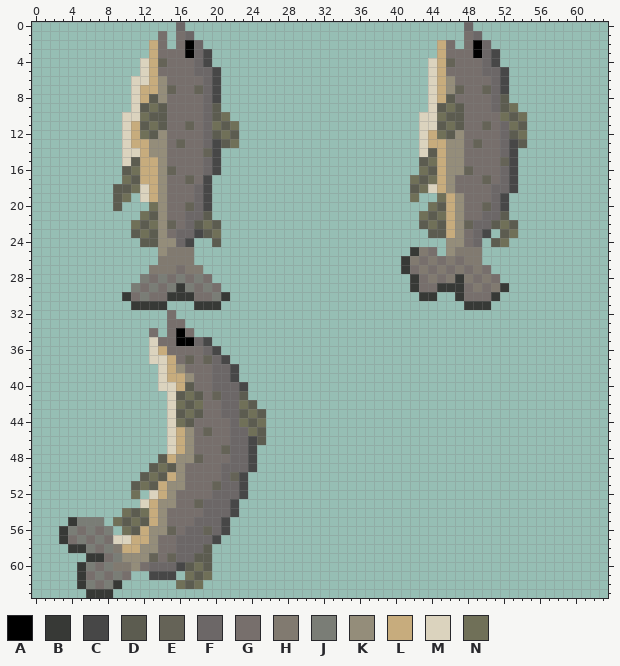
Pixel-art file, stored at Assets/Aseprite/fish_spritesheet.aseprite. That is the earlier state.
64x64 pixels, 1 frame.
Visible layers, top first: "Idle 2", "Crescent", "Idle".
Palette (. is transparent): A #000000  B #373936  C #474747  D #5c5c50  E #656357  F #6c6767  G #776f6c  H #817a70  J #7a7d76  K #948d7a  L #c7ac7d  M #dbd3be  N #707058
Pixels before (only the part around the change), first column x 0:
 0 ................F...............................F...............
 1 ..............G.GF..............................GF..............
 2 .............LG.GAF..........................LG.GAF.............
 3 .............LGGGAFC.........................LGGGAFC............
 4 ............MLEGGGFC........................MLEGGGFC............
 5 ............MLGGGGFFC.......................MLGGGGFFC...........
 6 ...........MMLKGGGGFC.......................MLKGGGGFC...........
 7 ...........MLLKEGGEFC.......................MLKEGGEFC...........
 8 ...........MLDKGGGGFC.......................MLDGGGGFD...........
 9 ...........MDNDGGGGFD.......................MDNDGGGFDN..........
10 ..........MMNDDGGGGFDN.....................MMNDDGGGGNDN.........
11 ..........MLDNDGGEGFNDN....................MMDNDGGEGFND.........
12 ..........MLNDKGGGGFDND....................MLNDKGGGGFDN.........
13 ..........MLLKKGEGGFCDN....................MLLKKGEGGFCD.........
14 ..........MMLKKGGGGEC......................MDLKKGGGGFC..........
15 ..........MDLLKGGGGFC......................DNLKKGGGGEC..........
16 ..........DNLLKEGGGFC......................NDLKKEGGGFC..........
17 ..........NDLLKGGEGC......................NDNLKGGGEGFC..........
18 .........DDNMLKGGGFC......................DNMLKGGGGFFC..........
19 .........DN.MLKGGGFC......................N..NLKGGGFC...........
20 .........D...NKGGEFC........................NDLKGGEFC...........
21 ............NDKGGFFD.......................NDNLKGGFFD...........
22 ...........NDNKEGFDND......................DNDLKEFFDND..........
23 ...........DNDKGFFCDN.......................DDLKGFC.DN..........
24 ............DDKKFC..D.........................KKGF.DN...........
25 ..............KHHH........................BHG.KHHH..............
26 ..............HHHH.......................BHGHGHGHH..............
27 .............HHHGHH......................BGHGHGHGHG.............
28 ............JGJGJGJG......................BGHGHBHGHG............
29 ...........JGJGJBJGJG.....................BGGBBBGHGHB...........
30 ..........BGJGGBBBGGJB.....................BB..BGGGB............
31 ...........BBBB...BBB...........................BBB.............
32 ...............G................................................
33 ...............GG...............................................
34 .............G.GAG..............................................
35 .............MGGAAFC............................................
36 .............MLGGGGFC...........................................
37 .............MMLGEGEFC..........................................
38 ..............MLKGGGFFC.........................................
39 ..............MLLKGGFFC.........................................
40 ..............MMLDGGFFFC........................................
41 ...............MDNDGEFFD........................................
42 ...............MNDNGGFFND.......................................
43 ...............MDNDGGFFDND......................................
44 ...............MNDGGGGFNDN......................................
45 ...............MLKGEGGFFND......................................
46 ...............MLKGGGGFFCD......................................
47 ...............MLKGGGEFFC.......................................
48 ..............DLKKEGGGFFC.......................................
49 .............DNDKGGGGFFFC.......................................
50 ............DNDLKGGGGFEC........................................
51 ...........DNDLKKGGGEFFC........................................
52 ...........N.MLKGGGGFFFC........................................
53 ............MLKKGGEFFFC.........................................
54 ..........NDNLKGGGGFFFC.........................................
55 ....BJJJ.NDNDLKGGGFFFC..........................................
56 ...BJGJGJ.NDLKKEGFFEFC..........................................
57 ...BGJGJGMMLLKGGFFFFC...........................................
58 ....BBJGJHLLKKGGFFFD............................................
59 ......BBGJKKKEGEFFDD............................................
60 .....BJGJHHKGFFFCDND............................................
61 .....BGJGJG..CCC.NDN............................................
62 .....BJGJB......NDN.............................................
63 ......BBB.......................................................
The same view after the edit:
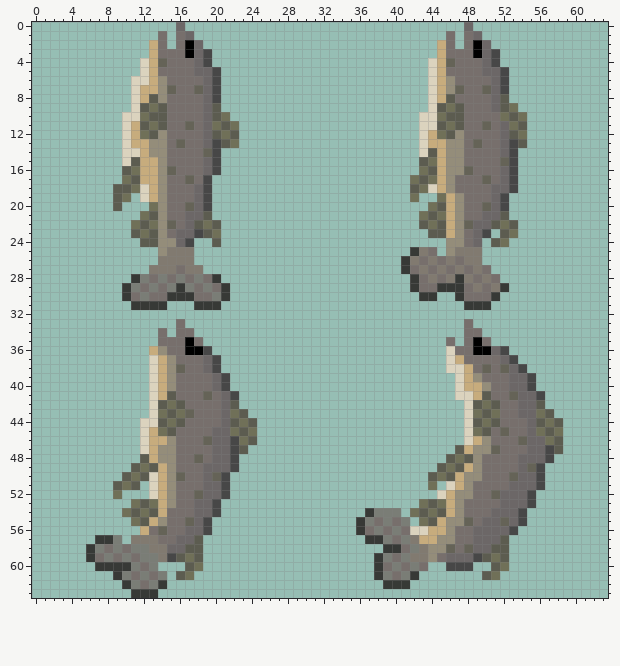
The edit:
layer "Idle 3" added
Changed rows in their new state; - is an unchanged pixel.
Layers "Idle 3", "Crescent", "Idle":
first column x 46:
 1 G
first column x 3:
28 --------B--------B--------------------------------------
29 -------B----------B-------------------------------------
32 ------------.-------------------------------------------
33 ------------.--------------------------------G----------
34 ----------.G.G-------------------------------GG---------
35 ----------.--G-G.--------------------------G-GAG--------
36 ----------LK--AAC.-------------------------MGGAAFC------
37 -----------LK-G-FC.------------------------MLGGGGFC-----
38 ----------MLKE--FC..-----------------------MMLGEGEFC----
39 ----------MLKGG---C.------------------------MLKGGGFFC---
40 ----------MLKGG---C..-----------------------MLLKGGFFC---
41 ----------MLDGGGEG-C.-----------------------MMLDGGEFFC--
42 ----------MDNDGG---D..-----------------------MDNDGGFFD--
43 ----------MNDNEG---N-..----------------------MNDNGGFFND-
44 ---------MMDNDG---FD--.----------------------MDNDGGGFDND
45 ---------MLNDGG-GFFND-.----------------------MNDGEGGFNDN
46 ---------MLLKGG-EFFCND.----------------------MLKGGGEFFND
47 ---------MLKKGG--FFCD.----------------------DLKKEGGGFFCD
48 ---------DLKKGG--FFC..---------------------DNDKGGGGFFFC-
49 --------DN-LKG--FF-C..--------------------DNDLKGGGGFEC--
50 -------DN-MLKE--FEC..--------------------DNDLKKGGGEFFC--
51 ------DN-.M--G--FFC..--------------------N-MLKGGGGFFFC--
52 ------N-.------EF-C..---------------------MLKKGGEFFFC---
53 --------NDNL---F-C..--------------------NDNLKGGGGFFFC---
54 ----------DL---F-C..--------------BJJJ-NDNDLKGGGFFFC----
55 -....-..------E-C..--------------BJGJGJ-NDLKKEGFFEFC----
56 ......-..-GEG---C..--------------BGJGJGMMLLKGGFFFFC-----
57 ....BBJ.HHH----D..----------------BBJGJHLLKKGGFFFD------
58 -..BJGJGJJHHF-DD.-------------------BBGJHKKEGEFFDD------
59 ----GJGJGJJHCDN-.------------------BJGJHHKGFFFCDND------
60 --..BBBBJ-J...--.------------------BGJGJG--CCC--DN------
61 --....BJGJGJ.D-..------------------BJGJB-------DN-------
62 --.....BJGJB-...--------------------BBB-----------------
63 ---...--BBB---------------------------------------------
Changed places in both pictures, as pixel boxes (x1, y1, x2, y2):
added: (446, 31, 455, 40)
changed: (59, 274, 266, 598)
added: (356, 319, 563, 589)
